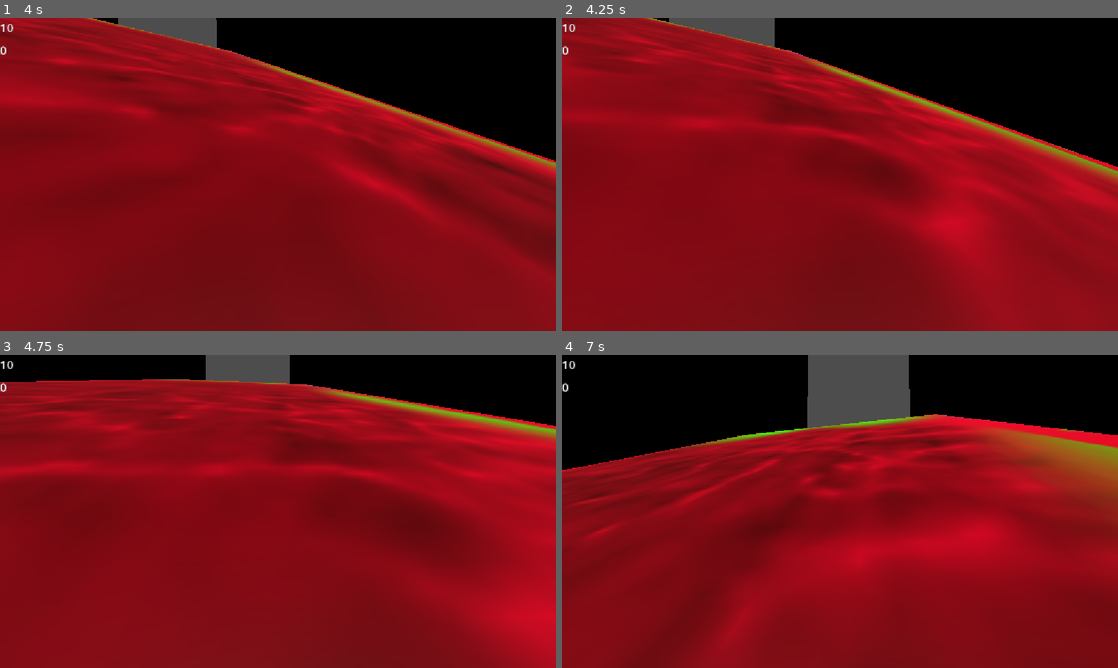
Above: before the commit, frames 1-4 (two rows, left to right).
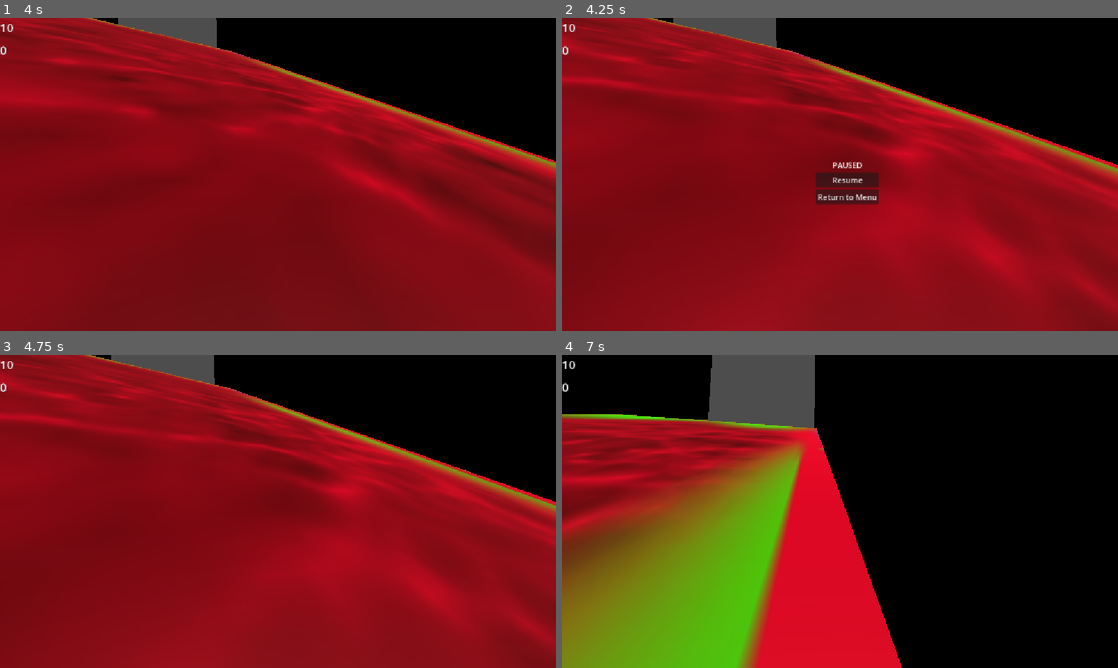
Above: after the commit, the same moments.

Repository: joeclarke9951/running-up-that-hill
Game: Godot game, scene res://Scenes/gameplay_scene.tscn
The game is run twice, just before and just after one commit, with the same random seed, the same clock (stepped at 60 frames per second) and the same inputs.
Inputs (mouse positions are in pixels of both pictures, inside the frame that each line leads up to):
- Up to frame 1 (4 s): tap Enter at 0.5 s; move the mouse to (305, 174) at 0.52 s; hold Shift (sprint) 0.53-1.28 s; hold W (forward) from 0.53 s (still down); tap Space (jump) at 0.77, 1.52, 3.02, 3.77 s; move the mouse to (250, 174) at 1.27 s; tap Shift (sprint) at 1.35, 2.85 s; move the mouse to (289, 168) at 2.02 s; hold Shift (sprint) 2.03-2.78 s; move the mouse to (272, 180) at 2.77 s; move the mouse to (316, 177) at 3.52 s; hold Shift (sprint) from 3.53 s (still down)
- Up to frame 2 (4.25 s): keep holding W (forward); keep holding Shift (sprint); tap Escape (pause, bound only after the commit) at 4.15 s
- Up to frame 3 (4.75 s): release W (forward) at 4.25 s; release Shift (sprint) at 4.25 s; click (283, 517) at 4.25 s, where only the run after the commit has a clickable "Resume"
- Up to frame 4 (7 s): tap Space (jump) at 5, 5.27, 6.77 s; move the mouse to (795, 508) at 5.02 s; hold W (forward) 5.03-6.53 s; tap Shift (sprint) at 5.1, 6.6 s; move the mouse to (845, 511) at 5.77 s; hold Shift (sprint) 5.78-6.53 s; move the mouse to (817, 505) at 6.52 s; hold D (right) from 6.53 s (still down)

Frame 1 is identical in both runs. In frame 2, 19% of the frame differs, in the area x 0-100%, y 0-100%; in frame 3, 34%; in frame 4, 84%.

Commit message:
added pause menu

Diff:
--- a/Scenes/gameplay_scene.tscn
+++ b/Scenes/gameplay_scene.tscn
@@ -1,11 +1,12 @@
 [gd_scene format=3 uid="uid://suim73215x4c"]
 
-[ext_resource type="Script" uid="uid://ciulanw7dwdku" path="res://Scripts/player_body.gd" id="1_epb4y"]
-[ext_resource type="Theme" uid="uid://cfehw0i1g686w" path="res://Themes/game_theme.tres" id="2_m8blu"]
-[ext_resource type="PackedScene" uid="uid://cx3h4nnqqpey5" path="res://Scenes/basic-level-model.tscn" id="2_yjxey"]
-[ext_resource type="Script" uid="uid://j82rdoo0l75k" path="res://Scripts/ui.gd" id="3_vb6wd"]
-[ext_resource type="Script" uid="uid://c5cvu8ois1il3" path="res://Scripts/death_volume.gd" id="5_qvqb5"]
-[ext_resource type="Script" uid="uid://co0cgvpoprust" path="res://Scripts/win_volume.gd" id="6_y365c"]
+[ext_resource type="Script" uid="uid://ciulanw7dwdku" path="res://Scripts/player_body.gd" id="1_y365c"]
+[ext_resource type="Theme" uid="uid://cfehw0i1g686w" path="res://Themes/game_theme.tres" id="2_t5vvb"]
+[ext_resource type="Script" uid="uid://j82rdoo0l75k" path="res://Scripts/ui.gd" id="3_6ksri"]
+[ext_resource type="Script" uid="uid://cwnat4to4c474" path="res://Scripts/pause_menu.gd" id="4_t5vvb"]
+[ext_resource type="PackedScene" uid="uid://cx3h4nnqqpey5" path="res://Scenes/basic-level-model.tscn" id="4_uwf40"]
+[ext_resource type="Script" uid="uid://c5cvu8ois1il3" path="res://Scripts/death_volume.gd" id="5_ykw5v"]
+[ext_resource type="Script" uid="uid://co0cgvpoprust" path="res://Scripts/win_volume.gd" id="6_u0hpe"]
 
 [sub_resource type="CapsuleShape3D" id="CapsuleShape3D_vek3k"]
 
@@ -52,21 +53,50 @@
 text = "0"
 horizontal_alignment = 2
 
+[node name="PauseMenu" type="VBoxContainer" parent="PlayerBody/PlayerCamera" unique_id=1472082524]
+process_mode = 3
+visible = false
+anchors_preset = 8
+anchor_left = 0.5
+anchor_top = 0.5
+anchor_right = 0.5
+anchor_bottom = 0.5
+offset_left = -20.0
+offset_top = -20.0
+offset_right = 50.0
+offset_bottom = 50.0
+grow_horizontal = 2
+grow_vertical = 2
+script = ExtResource("4_t5vvb")
+
+[node name="PauseText" type="Label" parent="PlayerBody/PlayerCamera/PauseMenu" unique_id=690507765]
+layout_mode = 2
+text = "PAUSED"
+horizontal_alignment = 1
+
+[node name="ResumeButton" type="Button" parent="PlayerBody/PlayerCamera/PauseMenu" unique_id=1882111442]
+layout_mode = 2
+text = "Resume"
+
+[node name="QuitButton" type="Button" parent="PlayerBody/PlayerCamera/PauseMenu" unique_id=844722788]
+layout_mode = 2
+text = "Return to Menu"
+
 [node name="PlayerCollision" type="CollisionShape3D" parent="PlayerBody" unique_id=1805756820]
 shape = SubResource("CapsuleShape3D_vek3k")
 
-[node name="MeshInstance3D" type="MeshInstance3D" parent="PlayerBody" unique_id=1886183876]
+[node name="PlayerMesh" type="MeshInstance3D" parent="PlayerBody" unique_id=1886183876]
 mesh = SubResource("CapsuleMesh_vek3k")
 
 [node name="LevelLight" type="DirectionalLight3D" parent="." unique_id=92991282]
 transform = Transform3D(1, 0, 0, 0, 0.9659258, 0.25881904, 0, -0.25881904, 0.9659258, 0, 48.122173, 0)
 
-[node name="basic-level-model" parent="." unique_id=508045397 instance=ExtResource("2_yjxey")]
+[node name="basic-level-model" parent="." unique_id=508045397 instance=ExtResource("4_uwf40")]
 transform = Transform3D(2, 0, 0, 0, 2, 0, 0, 0, 2, 0, -5, -60)
 
 [node name="DeathVolume" type="Area3D" parent="." unique_id=1727734241]
 transform = Transform3D(1, 0, 0, 0, 1, 0, 0, 0, 1, 0, -8.271715, 0)
-script = ExtResource("5_qvqb5")
+script = ExtResource("5_ykw5v")
 
 [node name="DeathVolumeCollision" type="CollisionShape3D" parent="DeathVolume" unique_id=315372833]
 transform = Transform3D(1, 0, 0, 0, 1, 0, 0, 0, 1, 0, -9.627214, 0)
@@ -74,11 +104,13 @@
 
 [node name="WinVolume" type="Area3D" parent="." unique_id=487138917]
 transform = Transform3D(1, 0, 0, 0, 1, 0, 0, 0, 1, 3.0285273, 47.616966, -103.09323)
-script = ExtResource("6_y365c")
+script = ExtResource("6_u0hpe")
 
 [node name="WinVolumeCollision" type="CollisionShape3D" parent="WinVolume" unique_id=2007841332]
 transform = Transform3D(1, 0, 0, 0, 1, 0, 0, 0, 1, 0, -0.82618713, 0)
 shape = SubResource("BoxShape3D_vek3k")
 
+[connection signal="button_down" from="PlayerBody/PlayerCamera/PauseMenu/ResumeButton" to="PlayerBody/PlayerCamera/PauseMenu" method="_on_resume_button_button_down"]
+[connection signal="button_down" from="PlayerBody/PlayerCamera/PauseMenu/QuitButton" to="PlayerBody/PlayerCamera/PauseMenu" method="_on_quit_button_button_down"]
 [connection signal="body_entered" from="DeathVolume" to="DeathVolume" method="_on_body_entered"]
 [connection signal="body_entered" from="WinVolume" to="WinVolume" method="_on_body_entered"]
--- a/Scenes/main_menu.tscn
+++ b/Scenes/main_menu.tscn
@@ -1,6 +1,6 @@
 [gd_scene format=3 uid="uid://b7recgw6laxl6"]
 
-[ext_resource type="Script" uid="uid://lctgcg4x0s7k" path="res://Scenes/main_menu.gd" id="1_28flt"]
+[ext_resource type="Script" uid="uid://lctgcg4x0s7k" path="res://Scripts/main_menu.gd" id="1_28flt"]
 
 [node name="MainMenu" type="Node2D" unique_id=1787308694]
 script = ExtResource("1_28flt")
--- a/Scenes/settings_menu.tscn
+++ b/Scenes/settings_menu.tscn
@@ -1,6 +1,6 @@
 [gd_scene format=3 uid="uid://c2cn2yibtnw4q"]
 
-[ext_resource type="Script" uid="uid://c1lgdrai2bdvg" path="res://Scenes/settings_menu.gd" id="1_icv2g"]
+[ext_resource type="Script" uid="uid://c1lgdrai2bdvg" path="res://Scripts/settings_menu.gd" id="1_icv2g"]
 
 [node name="SettingsMenu" type="Node2D" unique_id=1588339771]
 script = ExtResource("1_icv2g")
--- a/Scripts/Autoloads/gamemanager.gd
+++ b/Scripts/Autoloads/gamemanager.gd
@@ -14,3 +14,7 @@
 func respawn(player:CharacterBody3D):
 	if player:
 		player.position = spawn_point
+
+func reset():
+	health = 10
+	score = 0
--- /dev/null
+++ b/Scripts/Autoloads/mousemanager.gd
@@ -0,0 +1,10 @@
+extends Node
+
+func release_mouse():
+	Input.mouse_mode = Input.MOUSE_MODE_VISIBLE
+
+func capture_mouse():
+	Input.mouse_mode = Input.MOUSE_MODE_CAPTURED
+
+func toggle_mouse():
+	release_mouse() if Input.mouse_mode == Input.MOUSE_MODE_CAPTURED else capture_mouse()
--- /dev/null
+++ b/Scripts/pause_menu.gd
@@ -0,0 +1,19 @@
+extends Control
+
+func _input(event: InputEvent) -> void:
+	if event.is_action_pressed("pause"):
+		get_tree().paused = !get_tree().paused
+		visible = !visible
+		MouseManager.toggle_mouse()
+
+
+func _on_resume_button_button_down() -> void:
+	visible = false
+	get_tree().paused = false
+	MouseManager.capture_mouse()
+
+
+func _on_quit_button_button_down() -> void:
+	get_tree().paused = false
+	get_tree().change_scene_to_file("res://Scenes/main_menu.tscn")
+	GameManager.reset()
--- a/project.godot
+++ b/project.godot
@@ -19,6 +19,7 @@
 
 GameManager="*uid://cyf8fjivx30su"
 SettingsManager="*uid://b3qo0sbibciet"
+MouseManager="*uid://0vetx7qmo1s"
 
 [display]
 
@@ -62,6 +63,11 @@
 "events": [Object(InputEventKey,"resource_local_to_scene":false,"resource_name":"","device":-1,"window_id":0,"alt_press …(192 unchanged characters)…
 ]
 }
+pause={
+"deadzone": 0.2,
+"events": [Object(InputEventKey,"resource_local_to_scene":false,"resource_name":"","device":-1,"window_id":0,"alt_pressed":false,"shift_pressed":false,"ctrl_pressed":false,"meta_pressed":false,"pressed":false,"keycode":0,"physical_keycode":4194305,"key_label":0,"unicode":0,"location":0,"echo":false,"script":null)
+]
+}
 
 [physics]
 
Not shown: 2 places in Scenes/gameplay_scene.tscn that only renumber resources
Not shown, added: Scripts/Autoloads/mousemanager.gd.uid
Renamed: Scenes/main_menu.gd -> Scripts/main_menu.gd
Renamed: Scenes/main_menu.gd.uid -> Scripts/main_menu.gd.uid
Not shown, added: Scripts/pause_menu.gd.uid
Renamed: Scenes/settings_menu.gd -> Scripts/settings_menu.gd
Renamed: Scenes/settings_menu.gd.uid -> Scripts/settings_menu.gd.uid
